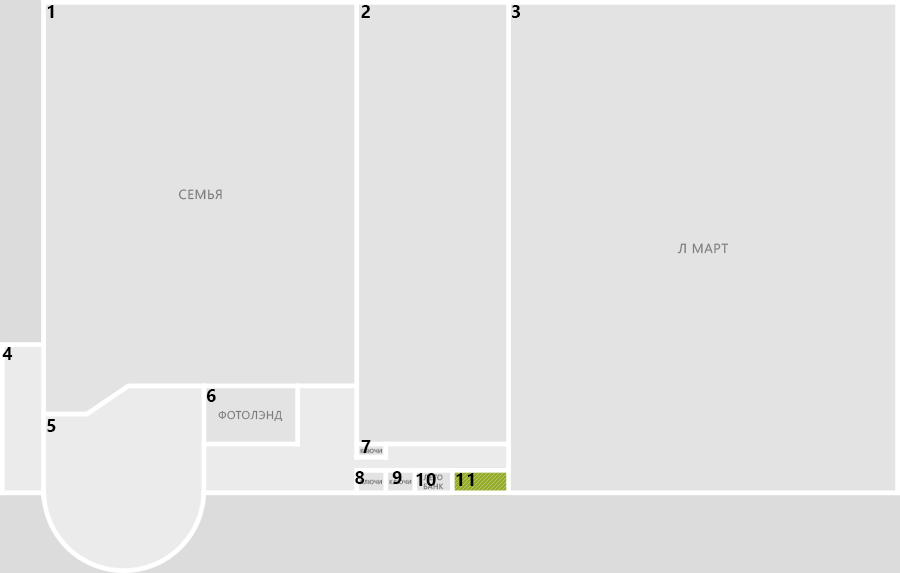
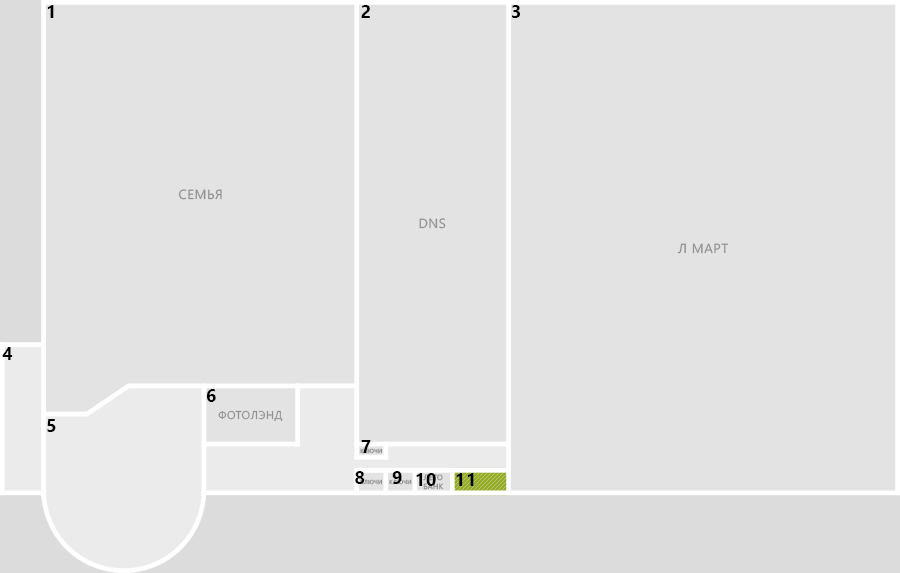
Before/after of a 900 × 573 layered artwork. What changed in the layer stack:
removed layer "ФотоЛэнд" from group "кор" over (218, 411, 282, 421)
removed layer "л март" from group "кор" over (678, 243, 728, 254)
removed layer "Лето банк" from group "кор" over (423, 474, 443, 490)
removed layer "Ключи" (1st of 3, in "кор") from group "кор" over (389, 479, 412, 485)
removed layer "Ключи" (2nd of 3, in "кор") from group "кор" over (360, 448, 382, 454)
removed layer "Ключи" (3rd of 3, in "кор") from group "кор" over (360, 479, 382, 485)
removed layer "Семья" from group "кор" over (179, 189, 222, 200)
added layer "Слой 1" (60%) in group "кор" over (179, 189, 728, 490)
